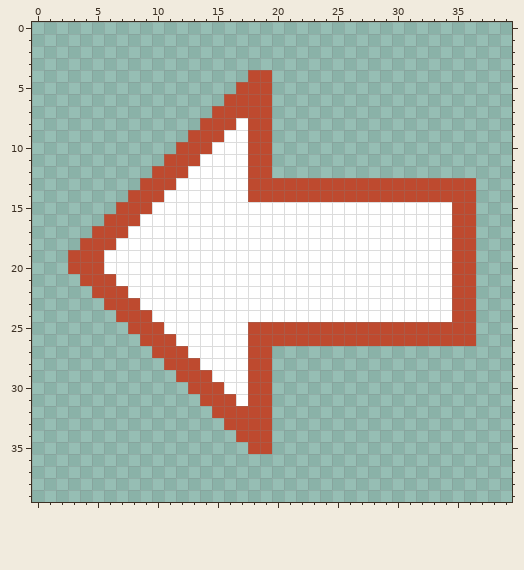
File history of a pixel-art file, core/assets-src/ui/icon-back.ase. Above is the file before it was changed.
40x40 pixels, 1 frame.
The result:
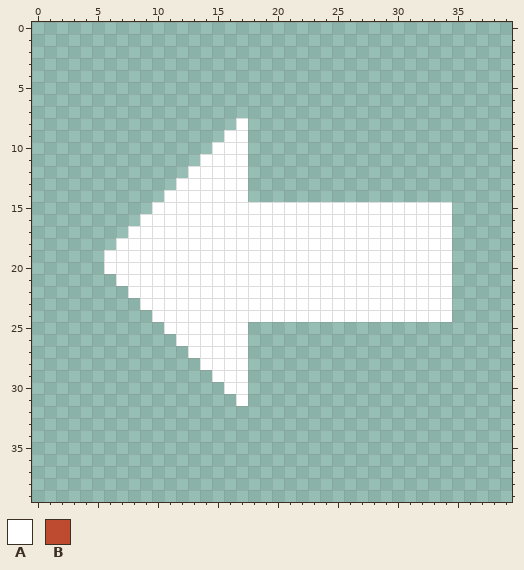
Palette (. is transparent): A #ffffff  B #be4a2f
Changes in this commit:
Layer "Layer 1":
y 4: x 18..19 BB -> ..
y 5: x 17..19 BBB -> ...
y 6: x 16..19 BBBB -> ....
y 7: x 15..19 BBBBB -> .....
y 8: x 14..16 BBB -> ...; x 18..19 BB -> ..
y 9: x 13..15 BBB -> ...; x 18..19 BB -> ..
y 10: x 12..14 BBB -> ...; x 18..19 BB -> ..
y 11: x 11..13 BBB -> ...; x 18..19 BB -> ..
y 12: x 10..12 BBB -> ...; x 18..19 BB -> ..
y 13: x 9..11 BBB -> ...; x 18..36 BBBBBBBBBBBBBBBBBBB -> ...................
y 14: x 8..10 BBB -> ...; x 18..36 BBBBBBBBBBBBBBBBBBB -> ...................
y 15: x 7..9 BBB -> ...; x 35..36 BB -> ..
y 16: x 6..8 BBB -> ...; x 35..36 BB -> ..
y 17: x 5..7 BBB -> ...; x 35..36 BB -> ..
y 18: x 4..6 BBB -> ...; x 35..36 BB -> ..
y 19..20: x 3..5 BBB -> ...; x 35..36 BB -> ..
y 21: x 4..6 BBB -> ...; x 35..36 BB -> ..
y 22: x 5..7 BBB -> ...; x 35..36 BB -> ..
y 23: x 6..8 BBB -> ...; x 35..36 BB -> ..
y 24: x 7..9 BBB -> ...; x 35..36 BB -> ..
y 25: x 8..10 BBB -> ...; x 18..36 BBBBBBBBBBBBBBBBBBB -> ...................
y 26: x 9..11 BBB -> ...; x 18..36 BBBBBBBBBBBBBBBBBBB -> ...................
y 27: x 10..12 BBB -> ...; x 18..19 BB -> ..
y 28: x 11..13 BBB -> ...; x 18..19 BB -> ..
y 29: x 12..14 BBB -> ...; x 18..19 BB -> ..
y 30: x 13..15 BBB -> ...; x 18..19 BB -> ..
y 31: x 14..16 BBB -> ...; x 18..19 BB -> ..
y 32: x 15..19 BBBBB -> .....
y 33: x 16..19 BBBB -> ....
y 34: x 17..19 BBB -> ...
y 35: x 18..19 BB -> ..
Where, in picture pixels (left, top, right, bottom), the same in both pictures:
erased: (68, 70, 476, 454)
